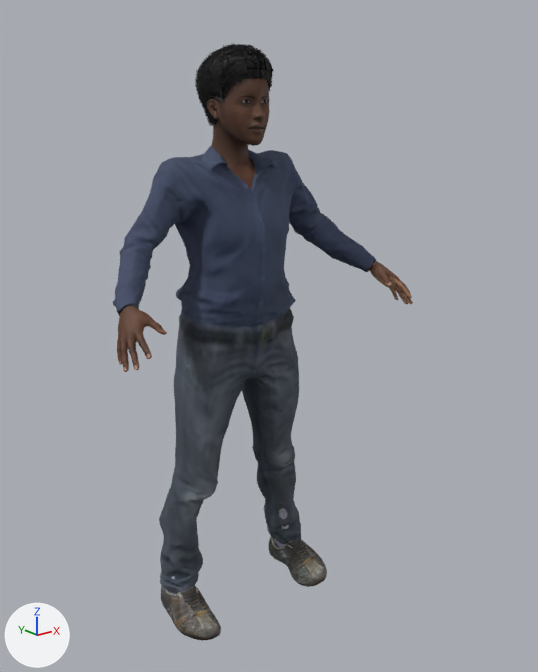
What one commit did to the glTF model public/assets/avatars-ara/ara-m5.glb.
One viewpoint serves both versions: a 50 mm camera at (-1.262, -1.771, 1.562) aimed at (0.04, -0.144, 0.911). Every picture has the same lights, and +X, +Y and +Z are marked at lower left. The older version comes first. Vertices at exactly the same position are counted once.

Names of what the first picture shows: 'ara-m5'.
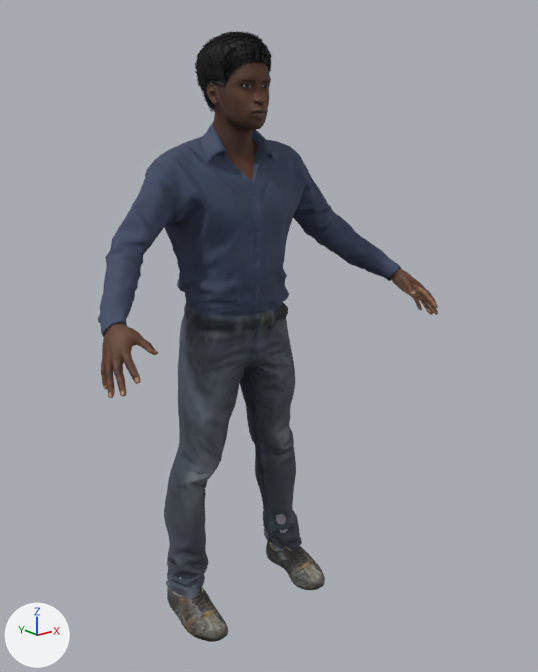
The change in detail:
me_ara_m5 is used by ob_ara_m5; location (0.0, 0.0, 0.0).
me_ara_m5 had 25476 vertices, 47396 faces and spanned x -0.5..0.5, y -0.32..0.11, z 0.0..1.71.
me_ara_m5 now has 25476 vertices, 47396 faces and spans x -0.56..0.56, y -0.37..0.12, z 0.0..1.74.
me_ara_m5 part 1: the loose piece of 1609 vertices spanning x -0.5..-0.39, y -0.32..-0.16, z 0.96..1.09 is scaled about its middle by 1.11, then moved by (-0.06, -0.04, -0.03).
me_ara_m5 part 2: the loose piece of 1609 vertices spanning x 0.39..0.5, y -0.32..-0.16, z 0.96..1.09 is scaled about its middle by 1.11, then moved by (0.06, -0.04, -0.03).
me_ara_m5 part 3: 18189 of 25476 vertices moved; they spanned x -0.45..0.45, y -0.2..0.11, z 0.0..1.71 and now span x -0.52..0.52, y -0.24..0.12, z 0.0..1.74; mean shift (0.0, 0.0, 0.03); largest move (0.11, 0.02, 0.51) -> (0.08, 0.02, 0.62).
Other edits to the shape of me_ara_m5 do not show in these pictures.

Where the change shows, as pixel boxes (x1, y1, x2, y2) in the pictures (538 x 672 px; the box of a moved part takes in the faces that stretch with it):
'ara-m5', reshaped (13% wider): before (113, 44, 413, 640); after (98, 31, 438, 642)
part 1 of me_ara_m5, moved or reshaped: before (117, 305, 167, 372); after (101, 322, 158, 398)
part 2 of me_ara_m5, moved or reshaped: before (368, 261, 413, 304); after (390, 268, 438, 315)
part 3 of me_ara_m5, moved or reshaped: before (113, 44, 376, 640); after (98, 31, 401, 642)
